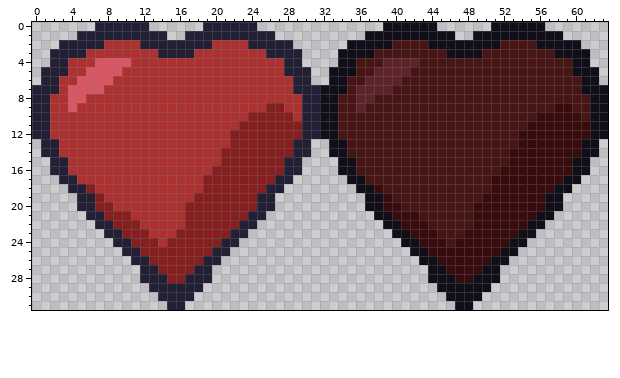
Pixel-art sprite, stored at res/IGUI.png. The first picture shows the starting point.
The file is 64x32 pixels. Colours within 5 levels of each other are drawn and written as one.
The same view after the edit:
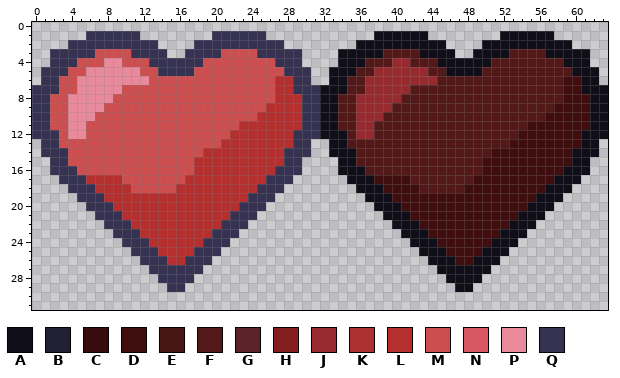
Palette (. is transparent): A #100f19  B #222034  C #380c0c  D #400e0e  E #481515  F #531818  G #5c2429  H #851e1e  J #972a2f  K #ac3232  L #b52f2f  M #cc4e4e  N #d95763  P #e8899c  Q #353252
The commit says: why enemy no draw?
Difference:
Changed rows in their new state; - is an unchanged pixel.
first column x 0:
 0 -------......------......--------------......------......-----
 1 -----.QQQQQQ...--...QQQQQQ.----------.------...--...------.---
 2 ---.QQQQQQQQQQ....QQQQQQQQQQ.------.----AAAA--....--AAAA----.-
 3 --QQQQQMMMMQQQQ..QQQQMMMMQQQQQ--------AFFFFAAA-..-AAAFFFFA----
 4 --QQQMMMPPMMMQQQQQQMMMMMMMMQQQ------AFFFJJFFFAAAAAAFFFFFFFFA--
 5 -QQQMMPPPPPPMMQQQQMMMMMMMMMMQQQ-----FFJJJJJJFFAAAAFFFFFFFFFF--
 6 -QQMMPPPPPPPPMMMMMMMMMMMMMMLLQQ----FFJJJJJJJJFFFFFFFFFFFFFFDD-
 7 QQQMMPPPPPMMMMMMMMMMMMMMMMMLLQQQ---FFJJJJJFFFFFFFFFFFFFFFFFDD-
 8 QQMMPPPPPMMMMMMMMMMMMMMMMMMLLLQQ--FFJJJJJFFFFFFFFFFFFFFFFFFDDD
 9 QQMMPPPPMMMMMMMMMMMMMMMMMMLLLLQQ--FFJJJJFFFFFFFFFFFFFFFFFFDDDD
10 QQMMPPPMMMMMMMMMMMMMMMMMMLLLLLQQ--FFJJJFFFFFFFFFFFFFFFFFFDDDDD
11 QQMMPPMMMMMMMMMMMMMMMMMLLLLLLLQQ--FFJJFFFFFFFFFFFFFFFFFDDDDDDD
12 QQQMPPMMMMMMMMMMMMMMMMLLLLLLLQQQ--AFJJFFFFFFFFFFFFFFFFDDDDDDDA
13 -QQMMMMMMMMMMMMMMMMMMLLLLLLLLQQ----FFFFFFFFFFFFFFFFFFDDDDDDDD-
14 -QQQMMMMMMMMMMMMMMMLLLLLLLLLQQQ----AFFFFFFFFFFFFFFFDDDDDDDDDA-
15 --QQMMMMMMMMMMMMMMLLLLLLLLLLQQ------FFFFFFFFFFFFFFDDDDDDDDDD--
16 --QQQMMMMMMMMMMMMMLLLLLLLLLQQQ------AFFFFFFFFFFFFFDDDDDDDDDA--
17 ---QQQLLLLMMMMMMMLLLLLLLLLQQQ--------ADDDDFFFFFFFDDDDDDDDDA---
18 ----QQQLLLLMMMMMLLLLLLLLLQQQ----------ADDDDFFFFFDDDDDDDDDA----
19 -----QQQLLLLLLLLLLLLLLLLQQQ------------ADDDDDDDDDDDDDDDDA-----
20 -----.QQQLLLLLLLLLLLLLLQQQ.----------.-AADDDDDDDDDDDDDDAA-.---
21 ------.QQQLLLLLLLLLLLLQQQ.------------.-AADDDDDDDDDDDDAA-.----
22 -------.QQQLLLLLLLLLLQQQ.--------------.-AADDDDDDDDDDAA-.-----
23 --------.QQQLLLLLLLLQQQ.----------------.-AADDDDDDDDAA-.------
24 ---------.QQQLLLLLLQQQ.------------------.-AADDDDDDAA-.-------
25 ----------.QQQLLLLQQQ.--------------------.-AADDDDAA-.--------
26 -----------.QQQLLQQQ.----------------------.-AADDAA-.---------
27 ------------.QQQQQQ.------------------------.-AAAA-.----------
28 ------------..QQQQ..------------------------..-AA-..----------
29 -------------..QQ..--------------------------..--..-----------
30 --------------....----------------------------....------------
31 ---------------..------------------------------..-------------
